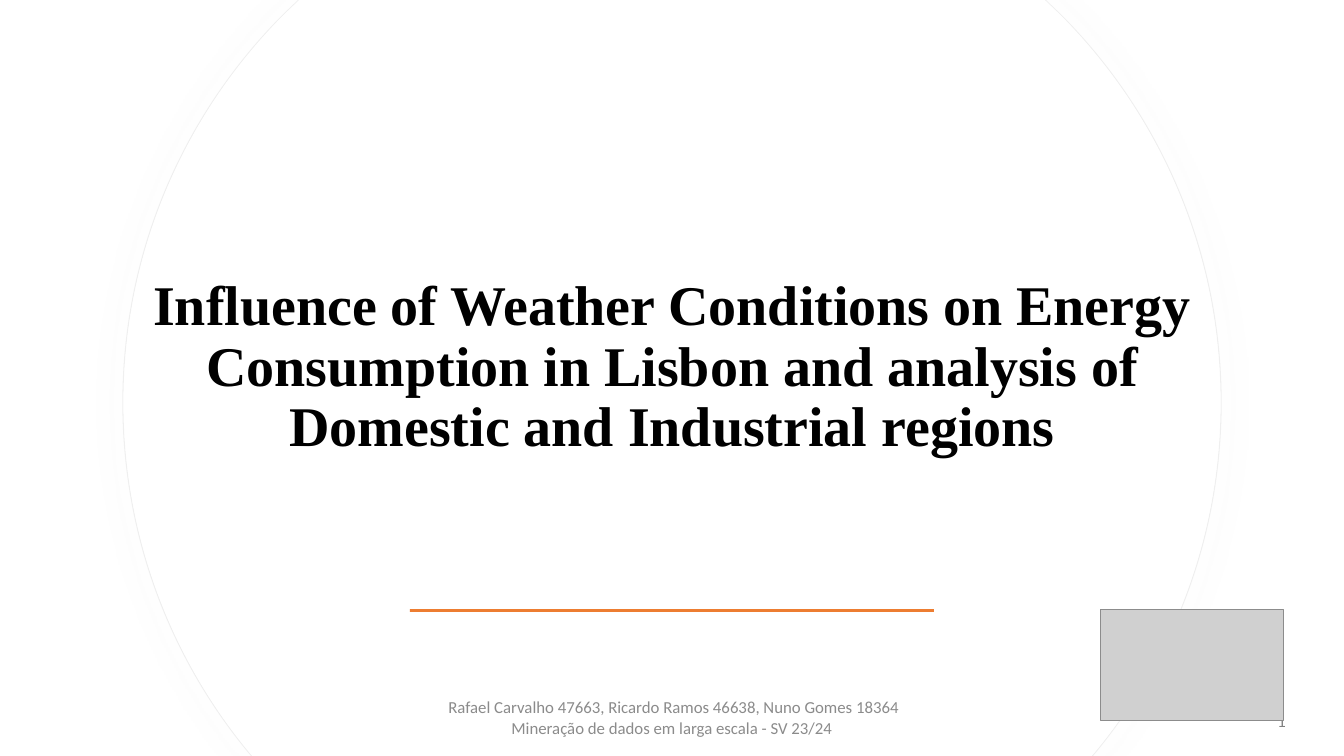
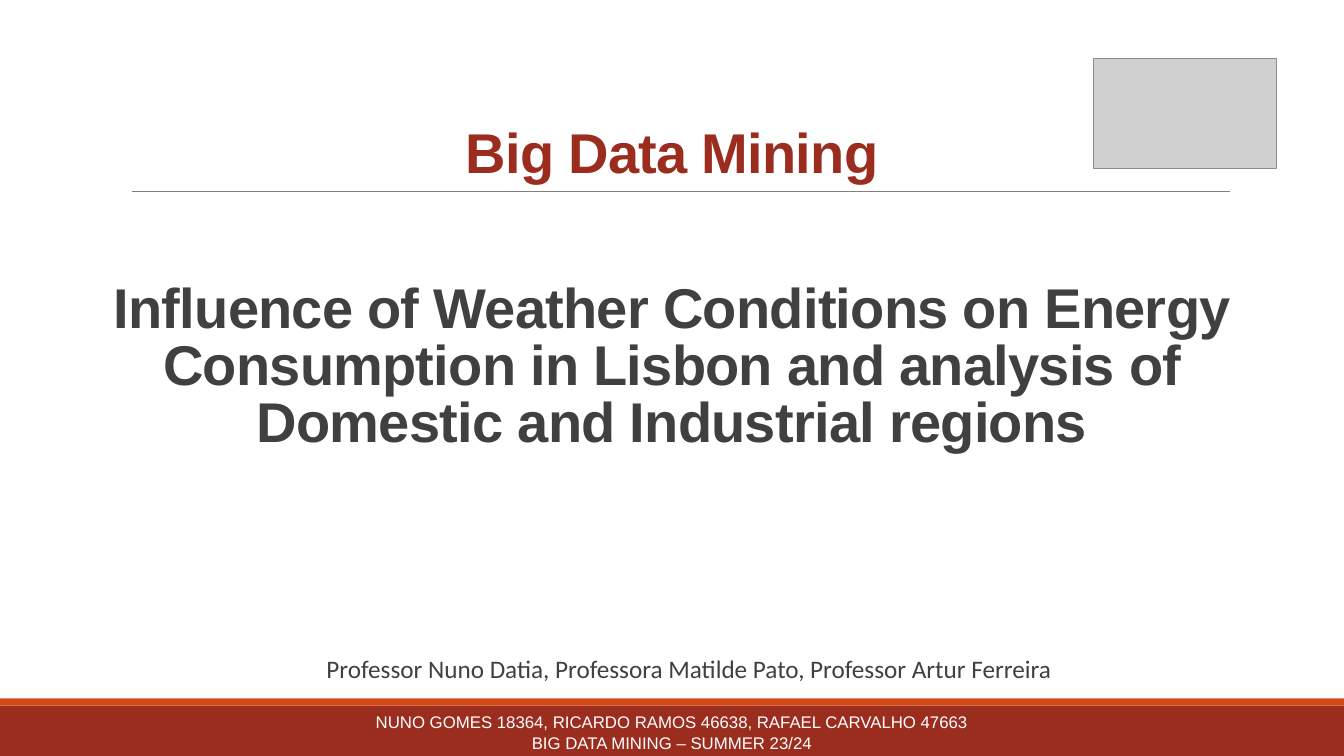
Before and after one commit to rcarvalho16/MDLE-23-24, a slide deck: slide 1 of Trabalho_Pratico/Powerpoint_vRafael.pptx. Drawn at 1344x756 pixels with LibreOffice and Linux fonts; fonts in the diff are those of the drawing; grey boxes stand for pictures. Boxes give left, top, right and bottom in pixels: in the first picture for what was removed or moved away, otherwise in the second. Text is boxed around its words. In the diff, an @@ line names an element or a change of style, - is before the commit and + after.

```diff
--- a/Trabalho_Pratico/Powerpoint_vRafael.pptx
+++ b/Trabalho_Pratico/Powerpoint_vRafael.pptx
@@ freeform shape removed at bbox=[123, 0, 1222, 756] @@
@@ freeform shape removed at bbox=[124, 0, 1221, 756] @@
@@ picture: place and size @@
-picture at bbox=[1101, 610, 1285, 720]
+picture at bbox=[1094, 58, 1277, 168]
@@ text added at bbox=[466, 132, 879, 183], 40 pt, text #9B2D1F, bold @@
+Big Data Mining
@@ line added from (132, 192) to (1231, 192), #808080 0.5 pt @@
@@ title "Influence of Weather Conditions on ..." at bbox=[114, 287, 1231, 452]: font Times New Roman to Arial, text colour #000000 to #404040, letter spacing 0 to -0.5 pt; line spacing 0.9 to 0.85 @@
@@ rectangle removed at bbox=[410, 609, 935, 612] @@
@@ text added at bbox=[326, 660, 1051, 681], 18 pt, text #404040 @@
+Professor Nuno Datia, Professora Matilde Pato, Professor Artur Ferreira
@@ rectangle added at bbox=[0, 706, 1344, 756], fill #9B2D1F @@
@@ rectangle added at bbox=[0, 699, 1344, 706], fill #D34817 @@
@@ text at bbox=[376, 716, 968, 749]: text changed; font Calibri to Arial; text colour #8C8C8C to #FFFFFF @@
-Rafael Carvalho 47663, Ricardo Ramos 46638, Nuno Gomes 18364 Mineração de dados em larga escala - SV 23/24
+NUNO GOMES 18364, RICARDO RAMOS 46638, RAFAEL CARVALHO 47663
+BIG DATA MINING – SUMMER 23/24
@@ page number removed at bbox=[1277, 714, 1285, 727] @@
-1
```
Also in this commit, not shown: 8 other slides changed.
